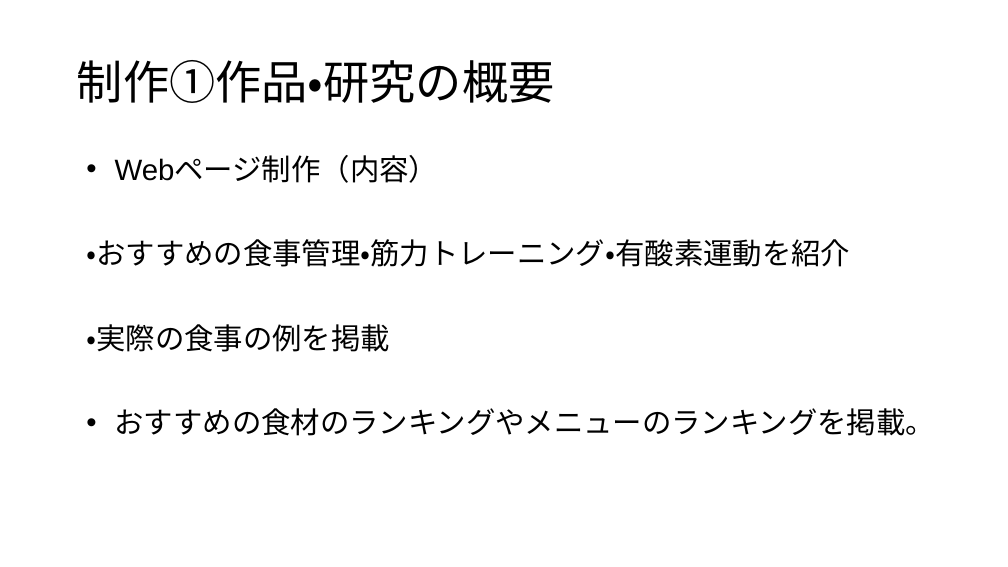
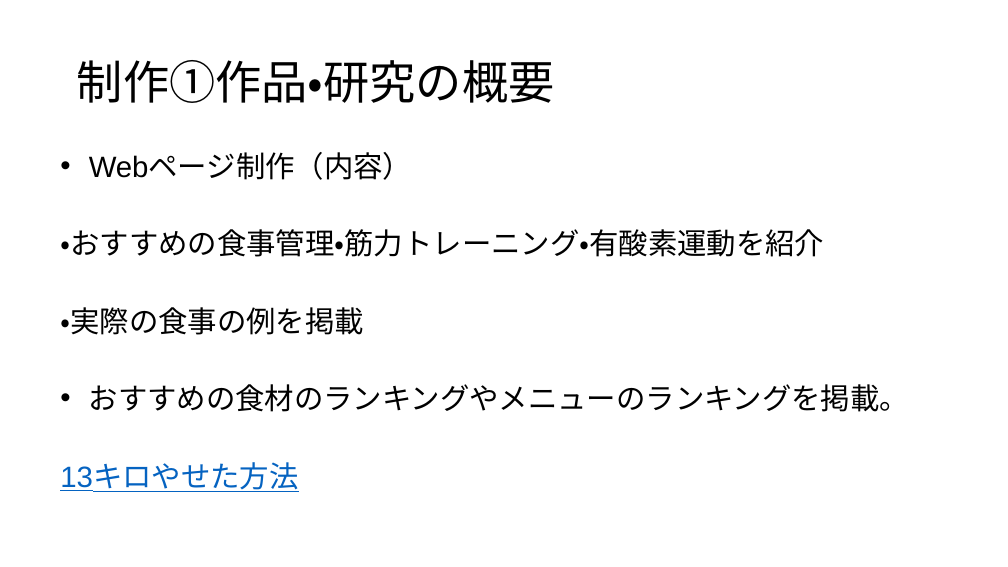
Before and after one commit to Ckg25007/zemi, a slide deck: slide 8 of 25007＿大平凜音.pptx. Drawn at 1008x567 pixels with LibreOffice and Linux fonts; fonts in the diff are those of the drawing. Boxes give left, top, right and bottom in pixels: in the first picture for what was removed or moved away, otherwise in the second. Text is boxed around its words. In the diff, an @@ line names an element or a change of style, - is before the commit and + after.

```diff
--- a/25007＿大平凜音.pptx
+++ b/25007＿大平凜音.pptx
@@ text "Webページ制作（内容）": place and size @@
-text "Webページ制作（内容）" at (86,157,935,436)
+text "Webページ制作（内容）" at (60,154,909,492)
@@ text at (60,154,909,412): line spacing 0.9 to 0.8 @@
@@ text at (60,464,298,492): paragraph added @@
+13キロやせた方法
```
Also in this commit, not shown: 3 other slides changed, 1 slide added, 16 other files.
